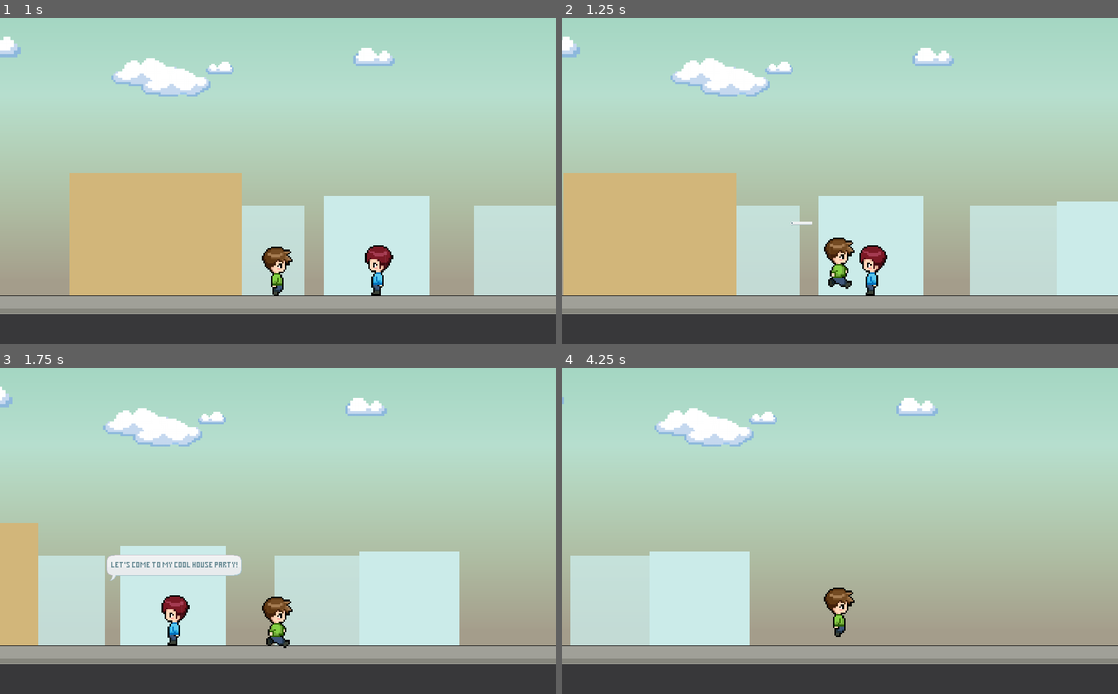
Above: before the commit, frames 1-4 (two rows, left to right).
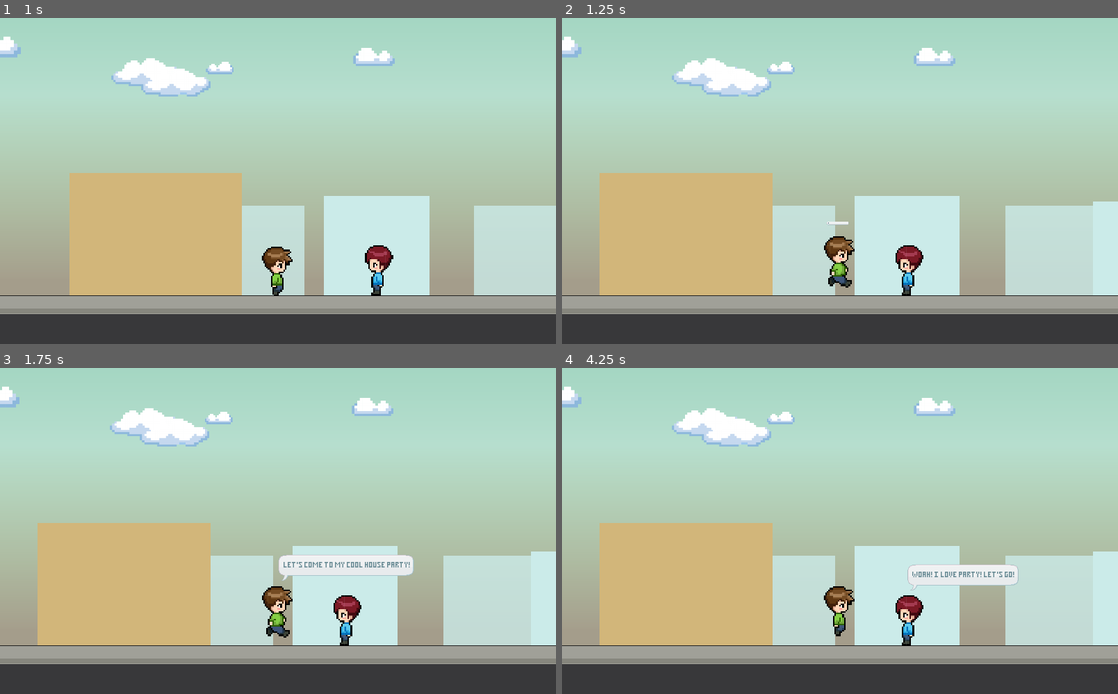
Above: after the commit, the same moments.

Repository: zeskysee/we-missed-party
Game: Godot game, scene res://neighborhood.tscn
Same seed, same stepped clock (60 frames per second), same inputs: the game is played once before the commit and once after it. This scene is started directly instead of the project's main scene.
Inputs:
- Up to frame 1 (1 s): tap Enter (ui_accept) at 0.5 s; hold D (move_right) from 0.53 s (still down); hold Space (interact) from 0.53 s (still down); tap W (jump) at 0.77, 0.8 s
- Up to frame 2 (1.25 s): keep holding D (move_right); keep holding Space (interact); tap W (jump) at 1.07 s
- Up to frame 3 (1.75 s): keep holding D (move_right); release Space (interact) at 1.28 s; tap W (jump) at 1.35, 1.52 s; tap Space (interact) at 1.55 s
- Up to frame 4 (4.25 s): tap W (jump) at 1.82, 2.3, 3.02, 3.32, 3.6, 3.77, 4.07 s; release D (move_right) at 2.03 s; hold A (move_left) 2.03-2.78 s; hold Space (interact) 2.03-2.78 s; hold D (move_right) from 2.78 s (still down); tap Space (interact) at 2.85 s

Frame 1 is identical in both runs. In frame 2, 12% of the frame differs, in the area x 0-96%, y 5-86%; in frame 3, 28%; in frame 4, 30%, in the area x 0-100%, y 5-86%.

Commit message:
Fix NPC follow

Diff:
--- a/actors/npc.gd
+++ b/actors/npc.gd
@@ -18,8 +18,7 @@
 		if current_body_position_x <= target_position.x:
 			npc_body.swap_direction()
 			is_moving_to_player_back = false
-			yield(get_tree().create_timer(0.5), "timeout")
-			emit_signal("moved_back")
+			call_deferred("emit_signal", "moved_back")
 
 func _on_NPC_body_entered(body):
 	emit_signal("contact", name)
@@ -27,8 +26,9 @@
 func _on_NPC_body_exited(body):
 	emit_signal("contact_loss")
 
-func _on_Player_interact(npc_id: String):
+func _on_Player_interact(npc_id: String, player):
 	if npc_id == name:
+		npc_body.player = player
 		emit_signal("reply", name, position)
 
 func follow_player(player_position: Vector2):
--- a/actors/npc_body.gd
+++ b/actors/npc_body.gd
@@ -2,6 +2,8 @@
 
 var is_move_to_player_back: = false
 var is_follow_player = false
+# Reference to the player this npc body is following.
+var player
 
 func _physics_process(delta):
 
@@ -11,7 +13,7 @@
 		_velocity = move_and_slide(_velocity)
 		.walk(direction)
 
-	if is_follow_player:
+	if is_follow_player and player != null and not player.in_conversation:
 		var is_jump_interrupted: = Input.is_action_just_released("jump") and _velocity.y < 0.0
 		var direction: = .get_input_direction()
 		_velocity = .calculate_move_velocity(_velocity, direction, speed, is_jump_interrupted)
--- a/actors/player.gd
+++ b/actors/player.gd
@@ -13,16 +13,17 @@
 # idle | interacting | wait_reply | wait_follow
 var status = "idle"
 var in_contact: = false
+var in_conversation = false
 var npc_id_in_contact: = ""
 
 
 func _physics_process(delta):
-
 	var is_jump_interrupted: = Input.is_action_just_released("jump") and _velocity.y < 0.0
 
 	var direction: = .get_input_direction()
 
-	_velocity = .calculate_move_velocity(_velocity, direction, speed, is_jump_interrupted)
+	_velocity = Vector2.ZERO if in_conversation else .calculate_move_velocity(
+			_velocity, direction, speed, is_jump_interrupted)
 
 	# engine automatically move character in move_and_slide function
 	_velocity = move_and_slide(_velocity, FLOOR_NORMAL)
@@ -40,6 +41,7 @@
 
 func _invite(can_interact: bool):
 	if can_interact and Input.is_action_pressed("interact"):
+		in_conversation = true
 		status = "interacting"
 		emit_signal("invite", npc_id_in_contact)
 
@@ -48,6 +50,7 @@
 	emit_signal("interact", npc_id_in_contact)
 
 func available():
+	in_conversation = false
 	status = "idle"
 
 func _on_NPC_contact(npc_id):
--- a/neighborhood.gd
+++ b/neighborhood.gd
@@ -59,7 +59,7 @@
 		npc.scale = data.scale
 		npc.connect("contact", player, "_on_NPC_contact")
 		npc.connect("contact_loss", player, "_on_NPC_contact_loss")
-		player.connect("interact", npc, "_on_Player_interact")
+		player.connect("interact", npc, "_on_Player_interact", [player])
 		npc.connect("reply", self, "_on_NPC_reply")
 		npc.connect("moved_back", self, "_on_NPC_moved_back")
 
